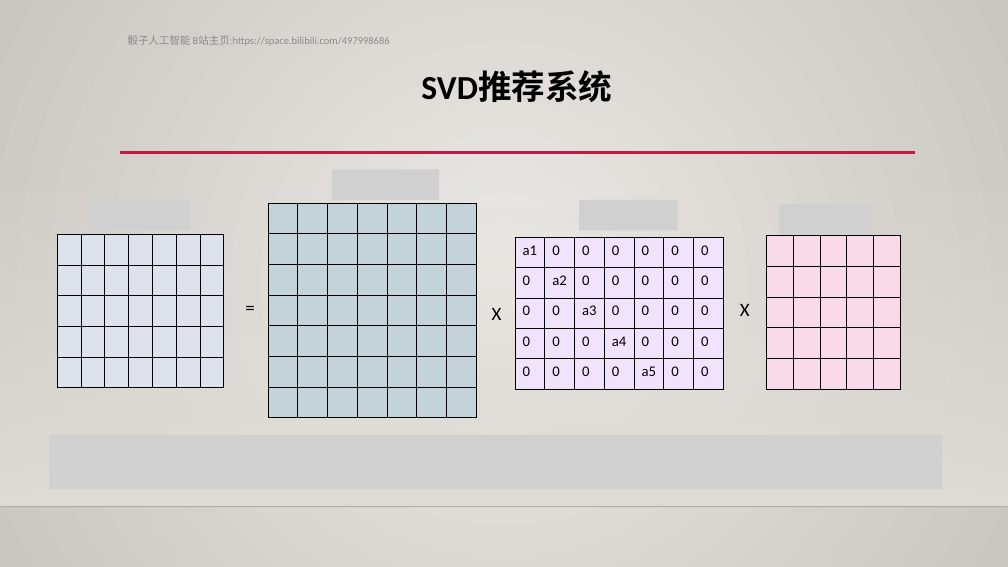
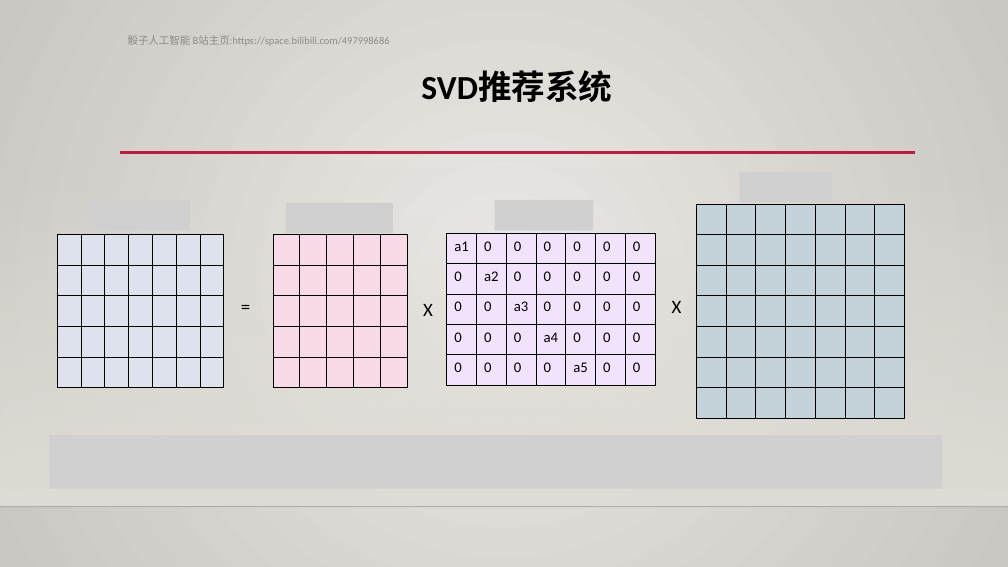
Before and after one commit to rexrex9/SVD_ALS_recommendation_system, a slide deck: slide 2 of SVD与LFM推荐系统.pptx. Drawn at 1008x567 pixels with LibreOffice and Linux fonts; fonts in the diff are those of the drawing; grey boxes stand for pictures; background and template pictures are left out. Boxes give left, top, right and bottom in pixels: in the first picture for what was removed or moved away, otherwise in the second. Text is boxed around its words. In the diff, an @@ line names an element or a change of style, - is before the commit and + after.

```diff
--- a/SVD与LFM推荐系统.pptx
+++ b/SVD与LFM推荐系统.pptx
@@ picture removed at [332,169,439,200] @@
@@ picture added at [740,172,832,202] @@
@@ picture added at [286,203,393,233] @@
@@ picture added at [495,200,593,230] @@
@@ picture removed at [579,200,678,231] @@
@@ table: place and size @@
-table at [268,203,475,416]
+table at [696,204,903,417]
@@ picture removed at [779,204,871,234] @@
@@ table: place and size @@
-table at [767,236,899,389]
+table at [273,234,405,388]
@@ text "=": place and size @@
-text "=" at [238,293,265,323]
+text "=" at [234,291,260,321]
@@ 2 texts, 1 table: place and size @@
-2 texts, 1 table at [492,237,750,389]
+2 texts, 1 table at [423,234,682,386]
```
Also in this commit, not shown: 3 other slides changed, 6 other files.
